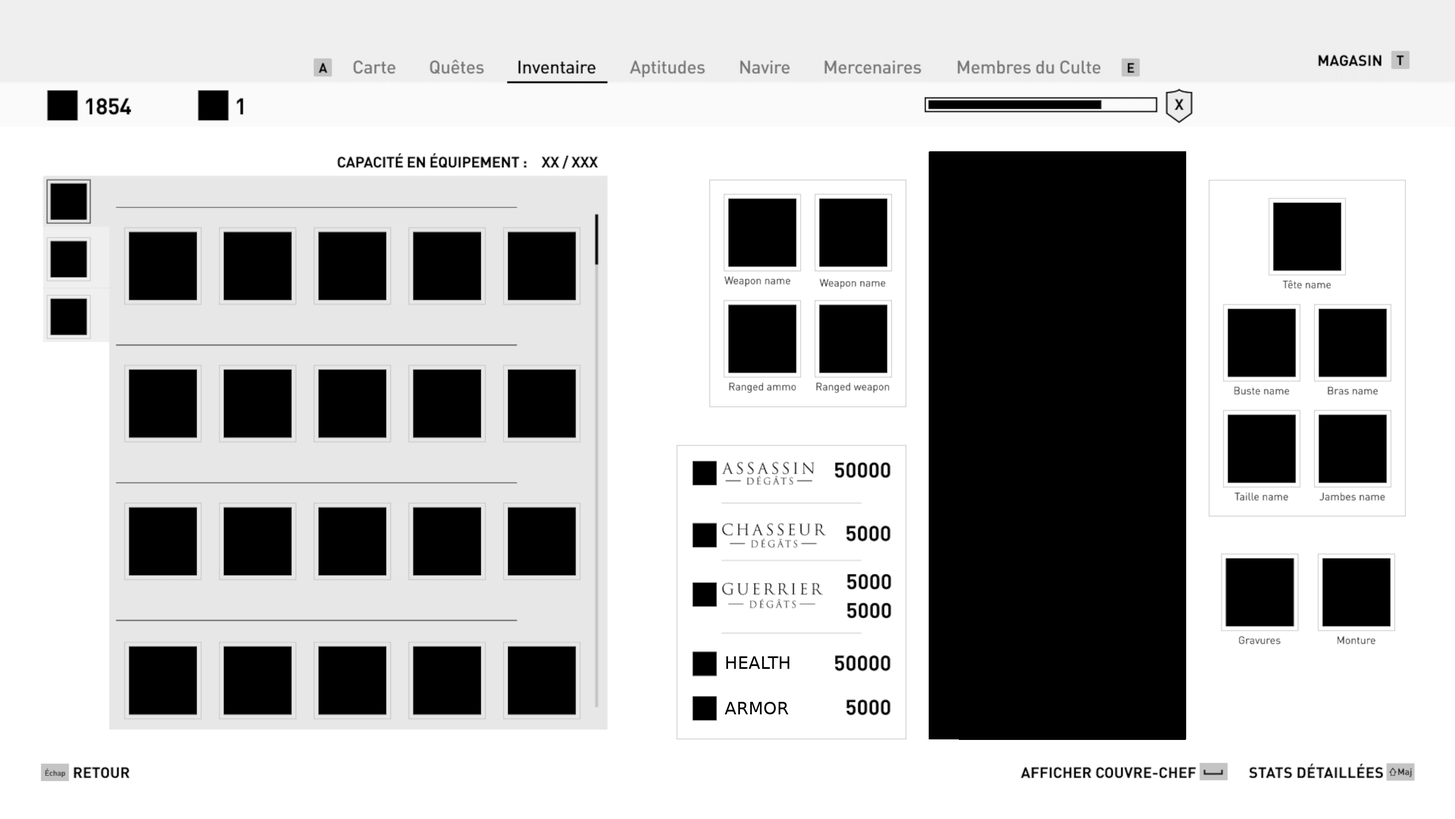
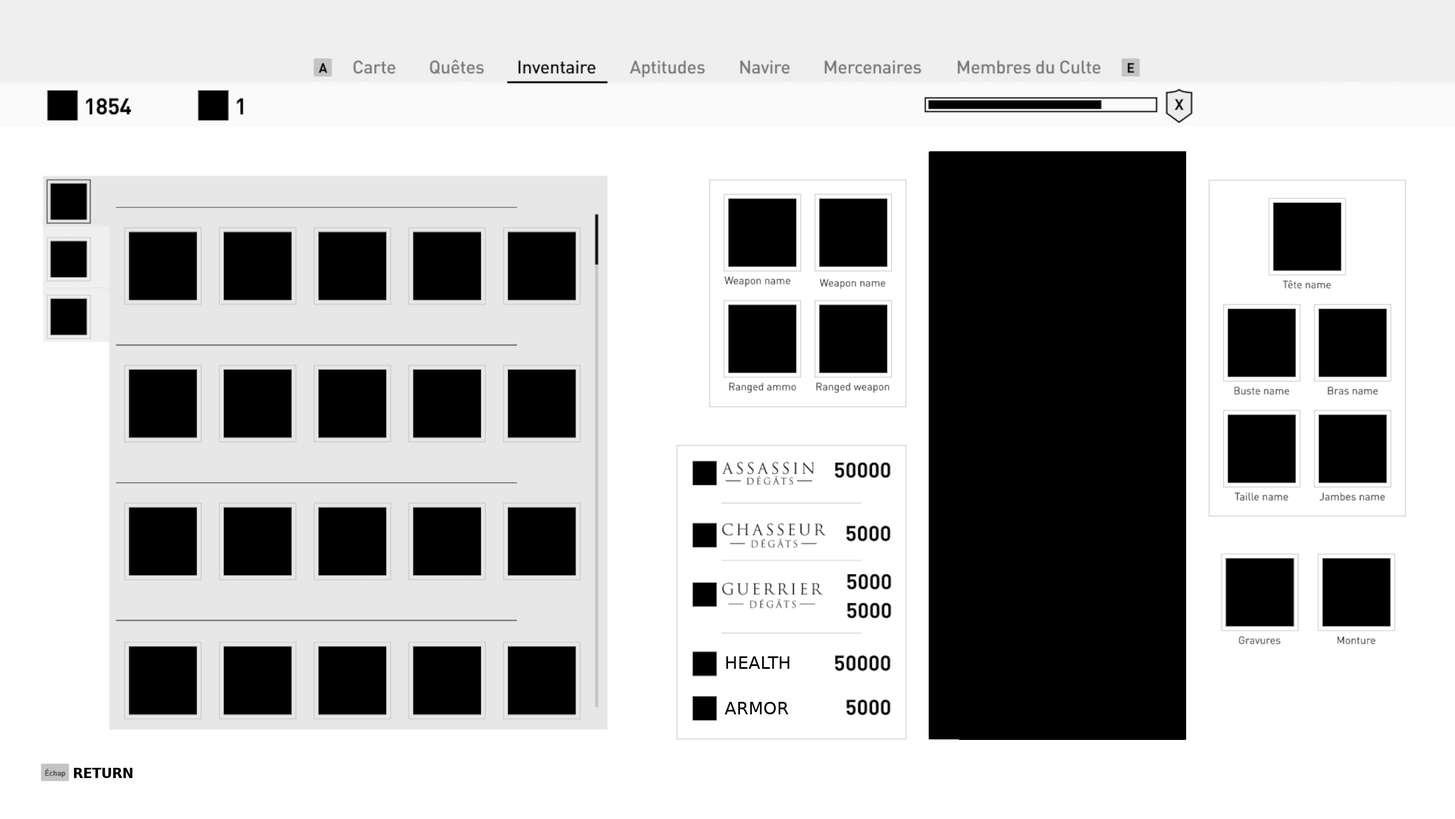
Layers edited between the first and the second w=1455, h=819 image:
added layer "RETURN" above "HEALTH" over [left=73, top=767, right=133, bottom=778]
painted on "remove old texts" over [left=73, top=43, right=1422, bottom=782]
